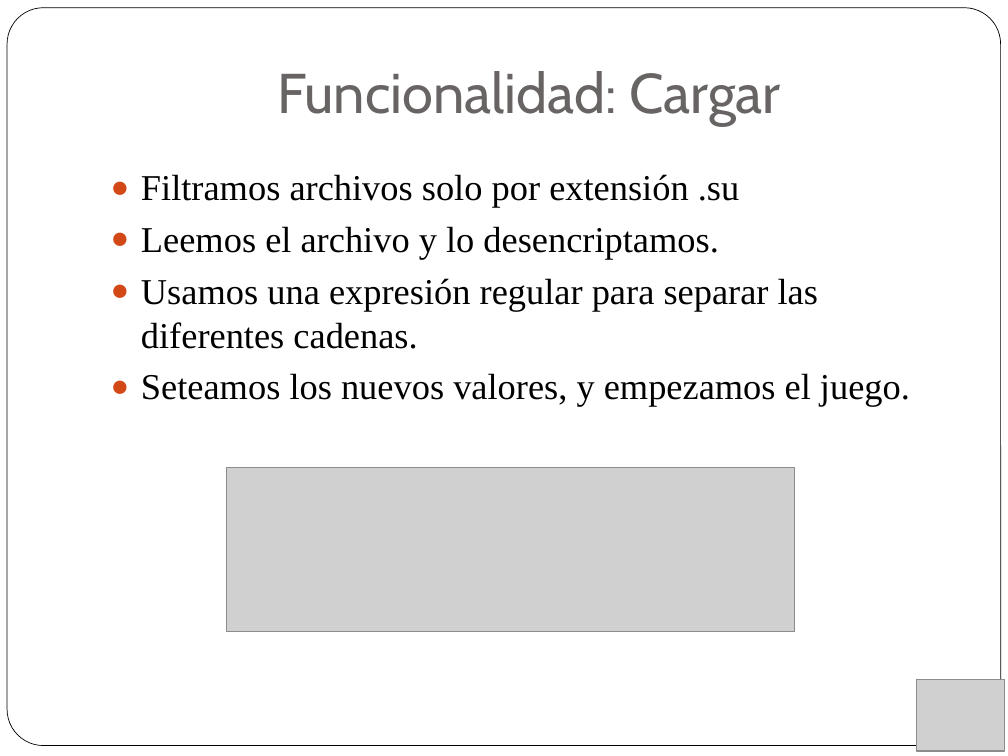
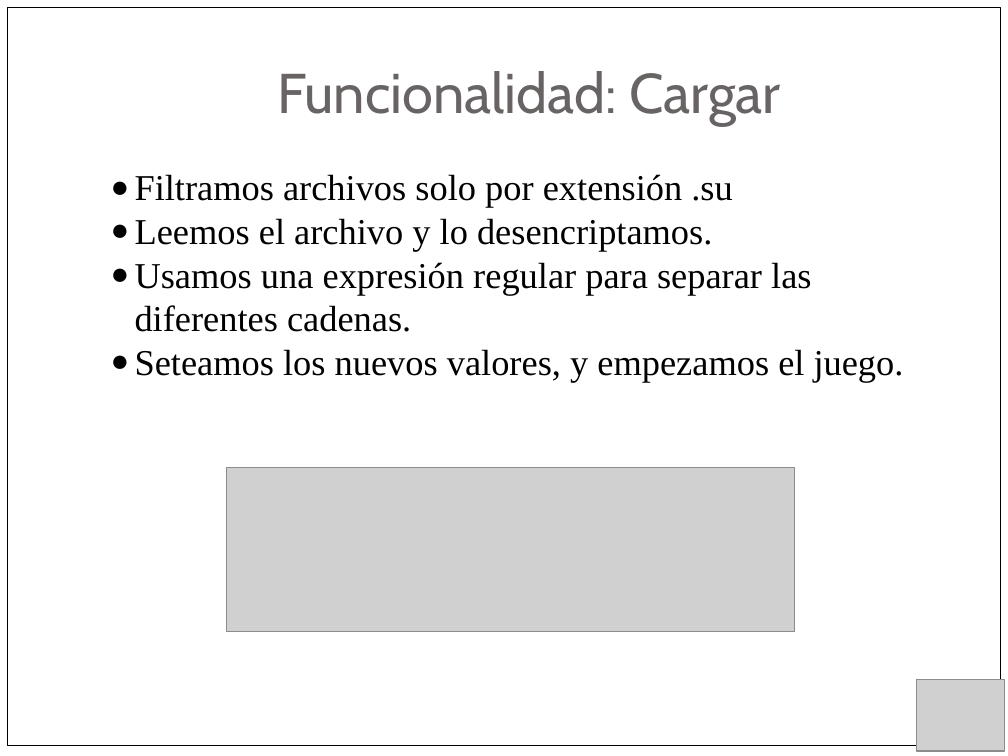
Before and after one commit to rubancar/sudoku-pyqt, a slide deck: slide 18 of Presentacion/PresentacionProyectoPython.pptx. Drawn at 1008x756 pixels with LibreOffice and Linux fonts; fonts in the diff are those of the drawing; grey boxes stand for pictures. Boxes give left, top, right and bottom in pixels: in the first picture for what was removed or moved away, otherwise in the second. Text is boxed around its words. In the diff, an @@ line names an element or a change of style, - is before the commit and + after.

```diff
--- a/Presentacion/PresentacionProyectoPython.pptx
+++ b/Presentacion/PresentacionProyectoPython.pptx
@@ rounded rectangle removed at (7,8,1001,746) @@
@@ rectangle added at (7,8,1001,746), fill #FFFFFF, outline #000000 0.51 pt @@
@@ text "Filtramos archivos solo por extensión ..." at (135,174,904,382): indent changed; less space between paragraphs @@
```
Also in this commit, not shown: 22 other slides changed.
